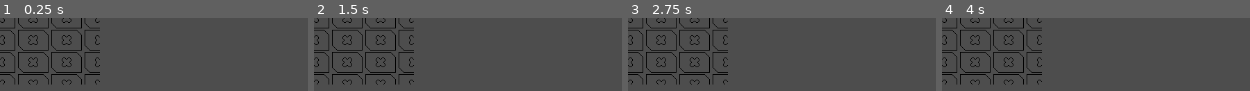
Above: before the commit, frames 1-4 (left to right).
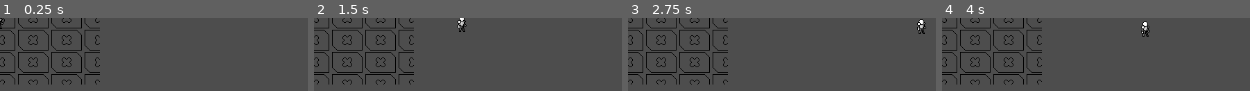
Above: after the commit, the same moments.

Repository: alessa-lara/spup
Game: Godot game, scene res://src/scenes/Game.tscn
Same seed, same stepped clock (60 frames per second), same inputs: the game is played once before the commit and once after it.
Inputs (mouse positions are in pixels of both pictures, inside the frame that each line leads up to):
- Up to frame 1 (0.25 s): no input
- Up to frame 2 (1.5 s): tap Enter at 0.5 s; move the mouse to (outside the picture) at 0.52 s; hold Right (ui_right) 0.53-1.25 s; tap Shift at 0.6 s; click (outside the picture) at 0.67 s; tap Space (ui_select) at 0.77 s; drag from (outside the picture) to (outside the picture) at 1.27 s
- Up to frame 3 (2.75 s): tap Space (ui_select) at 2 s; move the mouse to (outside the picture) at 2.02 s; hold Right (ui_right) from 2.03 s (still down); tap Z at 2.1 s
- Up to frame 4 (4 s): release Right (ui_right) at 2.75 s; drag from (outside the picture) to (outside the picture) at 2.77 s; tap Enter at 3.5 s; move the mouse to (outside the picture) at 3.52 s; hold Left (ui_left) from 3.53 s (still down); tap E at 3.6 s; tap Space (ui_select) at 3.77 s

The runs differ from the first frame. In frame 1, less than 0.1% of the frame differs, in the area x 0-2%, y 0-16%; in frame 2, 0.4%; in frame 3, 0.4%, in the area x 93-97%, y 1-22%; in frame 4, 0.4%.

Commit message:
[feat] player prototype: textures + jumping

Diff:
--- a/src/scenes/Player.tscn
+++ b/src/scenes/Player.tscn
@@ -1,12 +1,149 @@
 [gd_scene format=3 uid="uid://73ola3qpe36a"]
 
 [ext_resource type="Script" uid="uid://cyr0cwk3in0we" path="res://src/scripts/Player.gd" id="1_0wdt2"]
+[ext_resource type="Texture2D" uid="uid://c8fddx7mnhur0" path="res://sprites/prototyping/LB_Prototype_Player.png" id="2_v14g5"]
+
+[sub_resource type="AtlasTexture" id="AtlasTexture_7x01q"]
+atlas = ExtResource("2_v14g5")
+region = Rect2(0, 72, 30, 24)
+
+[sub_resource type="AtlasTexture" id="AtlasTexture_qfal1"]
+atlas = ExtResource("2_v14g5")
+region = Rect2(30, 72, 30, 24)
+
+[sub_resource type="AtlasTexture" id="AtlasTexture_gjb54"]
+atlas = ExtResource("2_v14g5")
+region = Rect2(60, 72, 30, 24)
+
+[sub_resource type="AtlasTexture" id="AtlasTexture_1g466"]
+atlas = ExtResource("2_v14g5")
+region = Rect2(90, 72, 30, 24)
+
+[sub_resource type="AtlasTexture" id="AtlasTexture_uo3qh"]
+atlas = ExtResource("2_v14g5")
+region = Rect2(0, 0, 30, 24)
+
+[sub_resource type="AtlasTexture" id="AtlasTexture_5fxyq"]
+atlas = ExtResource("2_v14g5")
+region = Rect2(30, 0, 30, 24)
+
+[sub_resource type="AtlasTexture" id="AtlasTexture_5qe72"]
+atlas = ExtResource("2_v14g5")
+region = Rect2(60, 0, 30, 24)
+
+[sub_resource type="AtlasTexture" id="AtlasTexture_8qsgd"]
+atlas = ExtResource("2_v14g5")
+region = Rect2(90, 0, 30, 24)
+
+[sub_resource type="AtlasTexture" id="AtlasTexture_0k7fb"]
+atlas = ExtResource("2_v14g5")
+region = Rect2(120, 0, 30, 24)
+
+[sub_resource type="AtlasTexture" id="AtlasTexture_7npen"]
+atlas = ExtResource("2_v14g5")
+region = Rect2(150, 0, 30, 24)
+
+[sub_resource type="AtlasTexture" id="AtlasTexture_awtg0"]
+atlas = ExtResource("2_v14g5")
+region = Rect2(0, 24, 30, 24)
+
+[sub_resource type="AtlasTexture" id="AtlasTexture_aycp6"]
+atlas = ExtResource("2_v14g5")
+region = Rect2(30, 24, 30, 24)
+
+[sub_resource type="AtlasTexture" id="AtlasTexture_ccvdx"]
+atlas = ExtResource("2_v14g5")
+region = Rect2(60, 24, 30, 24)
+
+[sub_resource type="AtlasTexture" id="AtlasTexture_pi0vf"]
+atlas = ExtResource("2_v14g5")
+region = Rect2(90, 24, 30, 24)
+
+[sub_resource type="AtlasTexture" id="AtlasTexture_cbarn"]
+atlas = ExtResource("2_v14g5")
+region = Rect2(120, 24, 30, 24)
+
+[sub_resource type="AtlasTexture" id="AtlasTexture_1cgn3"]
+atlas = ExtResource("2_v14g5")
+region = Rect2(150, 24, 30, 24)
+
+[sub_resource type="SpriteFrames" id="SpriteFrames_ep4ku"]
+animations = [{
+"frames": [{
+"duration": 1.0,
+"texture": SubResource("AtlasTexture_7x01q")
+}, {
+"duration": 1.0,
+"texture": SubResource("AtlasTexture_qfal1")
+}, {
+"duration": 1.0,
+"texture": SubResource("AtlasTexture_gjb54")
+}, {
+"duration": 1.0,
+"texture": SubResource("AtlasTexture_1g466")
+}],
+"loop": true,
+"name": &"Attack",
+"speed": 9.0
+}, {
+"frames": [{
+"duration": 1.0,
+"texture": SubResource("AtlasTexture_uo3qh")
+}, {
+"duration": 1.0,
+"texture": SubResource("AtlasTexture_5fxyq")
+}, {
+"duration": 1.0,
+"texture": SubResource("AtlasTexture_5qe72")
+}, {
+"duration": 1.0,
+"texture": SubResource("AtlasTexture_8qsgd")
+}, {
+"duration": 1.0,
+"texture": SubResource("AtlasTexture_0k7fb")
+}, {
+"duration": 1.0,
+"texture": SubResource("AtlasTexture_7npen")
+}],
+"loop": true,
+"name": &"Idle",
+"speed": 16.0
+}, {
+"frames": [{
+"duration": 1.0,
+"texture": SubResource("AtlasTexture_awtg0")
+}, {
+"duration": 1.0,
+"texture": SubResource("AtlasTexture_aycp6")
+}, {
+"duration": 1.0,
+"texture": SubResource("AtlasTexture_ccvdx")
+}, {
+"duration": 1.0,
+"texture": SubResource("AtlasTexture_pi0vf")
+}, {
+"duration": 1.0,
+"texture": SubResource("AtlasTexture_cbarn")
+}, {
+"duration": 1.0,
+"texture": SubResource("AtlasTexture_1cgn3")
+}],
+"loop": true,
+"name": &"Walk",
+"speed": 9.0
+}]
+
+[sub_resource type="CapsuleShape2D" id="CapsuleShape2D_v14g5"]
+radius = 5.0
+height = 20.0
 
 [node name="Player" type="CharacterBody2D" unique_id=1615967199]
 script = ExtResource("1_0wdt2")
 
-[node name="Camera" type="Camera2D" parent="." unique_id=558440809]
-
 [node name="AnimatedSprite" type="AnimatedSprite2D" parent="." unique_id=1415759411]
+sprite_frames = SubResource("SpriteFrames_ep4ku")
+animation = &"Walk"
 
 [node name="CollisionShape" type="CollisionShape2D" parent="." unique_id=115796391]
+position = Vector2(-2, 1)
+shape = SubResource("CapsuleShape2D_v14g5")
--- a/src/scripts/Player.gd
+++ b/src/scripts/Player.gd
@@ -2,7 +2,7 @@
 
 const COYOTE_TIME: float = 0.5
 const SPEED = 300.0
-const JUMP_VELOCITY = -400.0
+const JUMP_VELOCITY = -1000.0
 
 var gravity: float = ProjectSettings.get_setting("physics/2d/default_gravity")
 
@@ -10,6 +10,8 @@
 var prev_animation: String = &"Idle"
 
 var airtime: int = 0
+
+var reset_position: Vector2
 
 func _ready() -> void:
 	$AnimatedSprite.play(animation)
@@ -20,17 +22,17 @@
 
 # Physics
 func _physics_process(delta: float) -> void:
-	self.falling(delta)
 	self.jumping()
 	self.movement()
+	self.falling(delta)
+
 	move_and_slide()
 
 func jumping() -> void:
 	var on_floor = is_on_floor() or (airtime < COYOTE_TIME)
 	if Input.is_action_just_pressed("ui_select") and (on_floor):
 		self.velocity.y = JUMP_VELOCITY
-
-	if on_floor:
+	elif on_floor:
 		self.velocity.y = 0
 
 func falling(delta: float):
@@ -43,3 +45,7 @@
 		velocity.x = direction * SPEED
 	else:
 		velocity.x = move_toward(velocity.x, 0, SPEED)
+
+func on_enter():
+	# Position for kill system.
+	self.reset_position = position
Not shown, changed: MapData.txt
